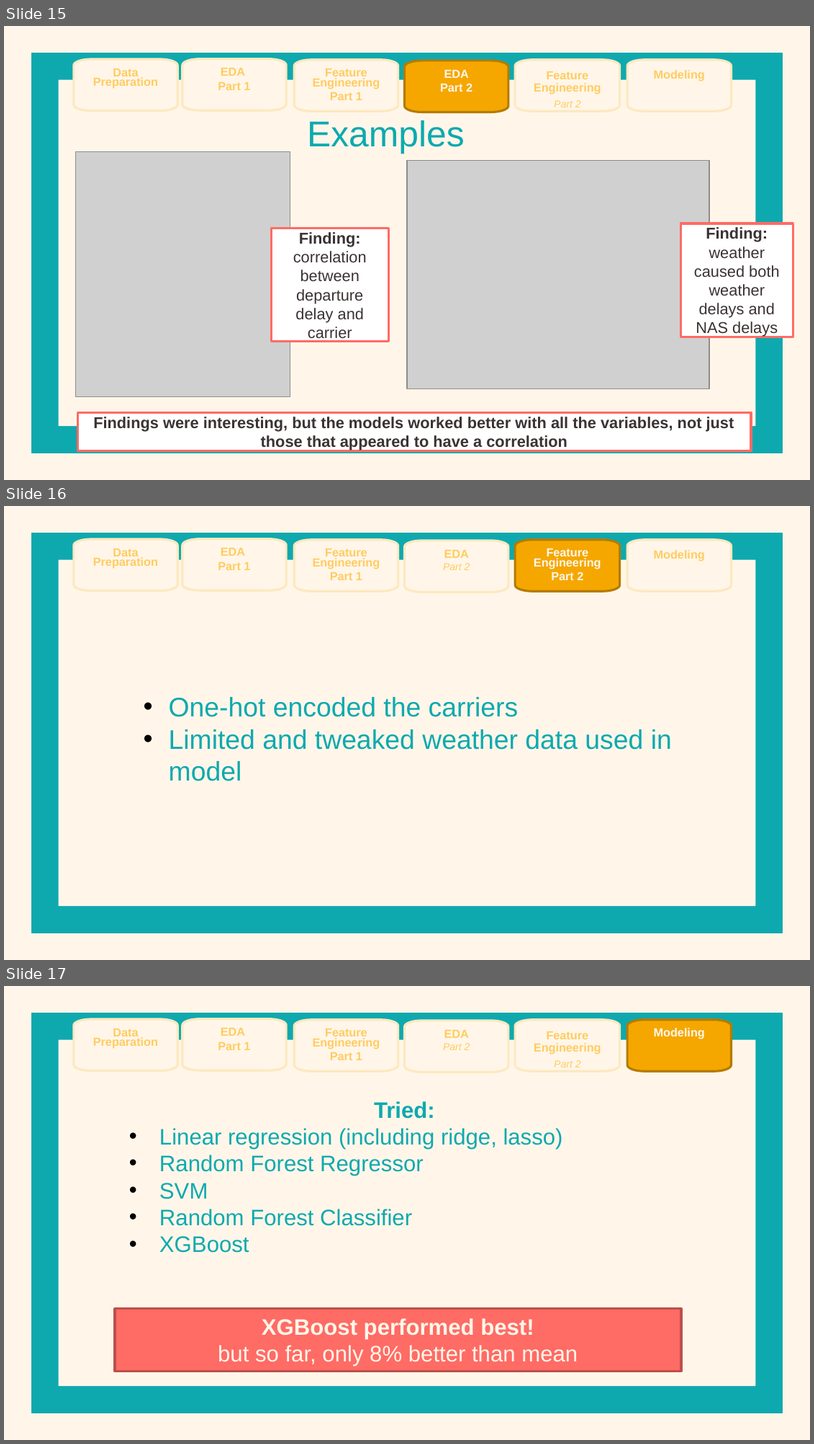
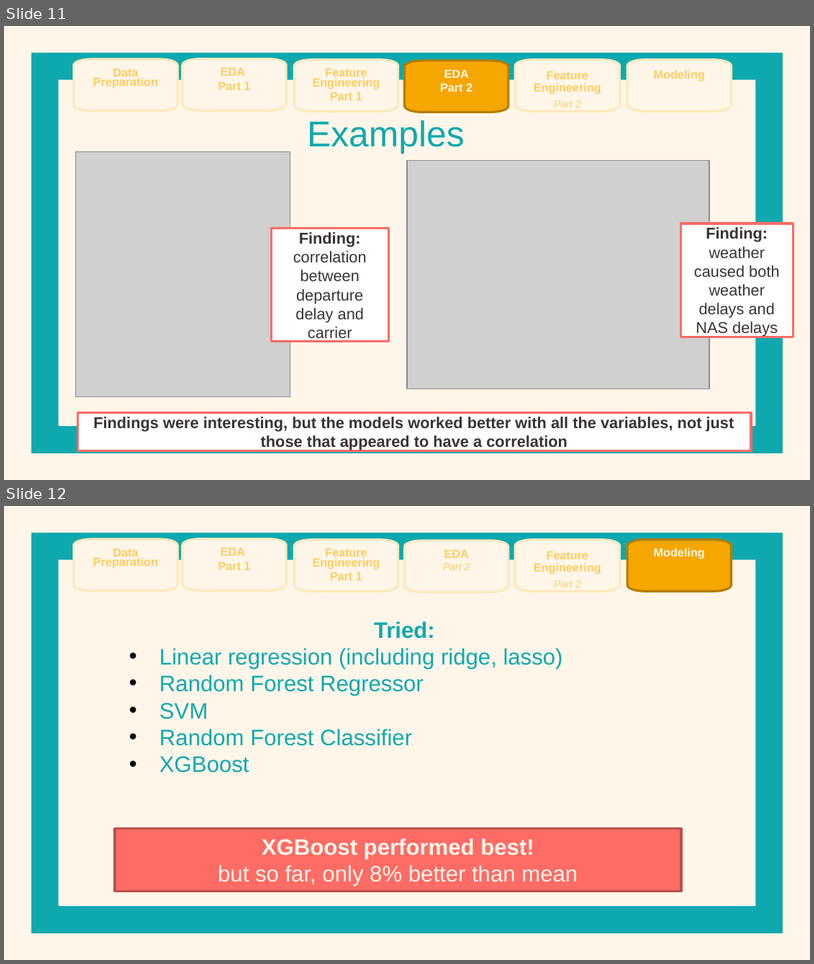
Before and after one commit to 538455/LHL_MidTermProject-Flight-Delay-Predictions, a slide deck: Supporting Documents/Presentation.pptx. Shown one above the other, each under a label of ours: slides 15, 16 and 17 before the commit, slides 11 and 12 after it. The pictures are 814x1444 and 814x964 pixels, drawn with LibreOffice and Linux fonts; fonts in the diff are those of the drawing; grey boxes stand for pictures. Boxes give left, top, right and bottom in pixels: in the first picture for what was removed or moved away, otherwise in the second. Text is boxed around its words. In the diff, an @@ line names an element or a change of style, - is before the commit and + after.

```diff
--- a/Supporting Documents/Presentation.pptx
+++ b/Supporting Documents/Presentation.pptx
@@ slide 16 removed at bbox=[4, 506, 810, 960], background #FFF6E9; not listed: 2 template elements that a slide beside it also shows @@
@@ freeform shape removed at bbox=[73, 539, 178, 591] @@
-Data Preparation
@@ freeform shape removed at bbox=[183, 539, 286, 591] @@
-EDA
-Part 1
@@ freeform shape removed at bbox=[294, 540, 399, 592] @@
-Feature Engineering
-Part 1
@@ freeform shape removed at bbox=[405, 541, 509, 592] @@
-EDA
-Part 2
@@ freeform shape removed at bbox=[515, 540, 620, 592] @@
-Feature Engineering
-Part 2
@@ freeform shape removed at bbox=[628, 540, 731, 592] @@
-Modeling
@@ text removed at bbox=[169, 697, 672, 781] @@
-• One-hot encoded the carriers
-• Limited and tweaked weather data used in model
@@ what was slide 15 is now slide 11 @@
@@ what was slide 17 is now slide 12 @@
```
Also in this commit, not shown: 2 slides changed, 5 other slides removed, 5 other files.
